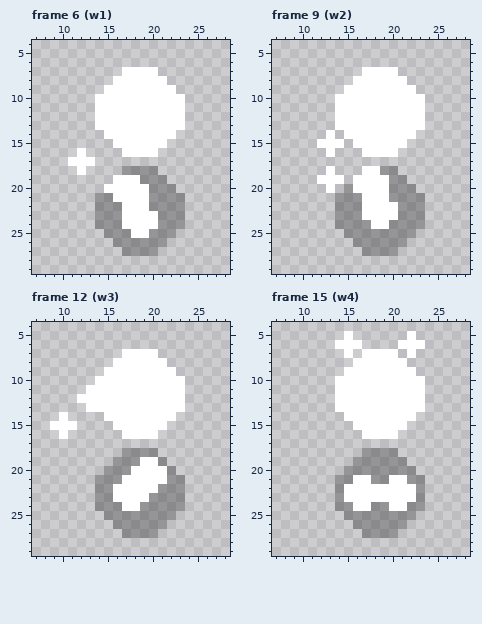
One commit to this pixel-art file: bleed-client/asesprite/Zombie.aseprite. Above: the version before the commit.
36x35 pixels, 40 frames. Shown: frame 6 (w1): x 7..28, y 4..29; frame 9 (w2): x 7..28, y 4..29; frame 12 (w3): x 7..28, y 4..29; frame 15 (w4): x 7..28, y 4..29. The commit also changed other frames, which this record leaves out.
New version:
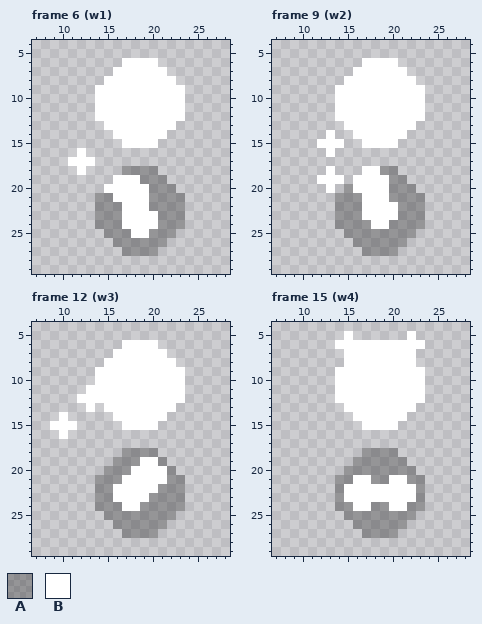
Palette (. is transparent): A #00000046  B #ffffff
The exact change:
Changed rows in their new state; - is an unchanged pixel.
Frame 6 (w1), layer "Head":
first column x 14:
 6 ---BBBB---
 7 --B----B--
 8 -B------B-
 9 B--------B
first column x 14:
13 .--------.
14 -.------.-
15 --.----.--
16 ---....---
Frame 9 (w2), layer "Head": the same change as frame 6 (w1)
Frame 12 (w3), layer "Head": the same change as frame 6 (w1)
Frame 15 (w4), layer "Head": the same change as frame 6 (w1)
